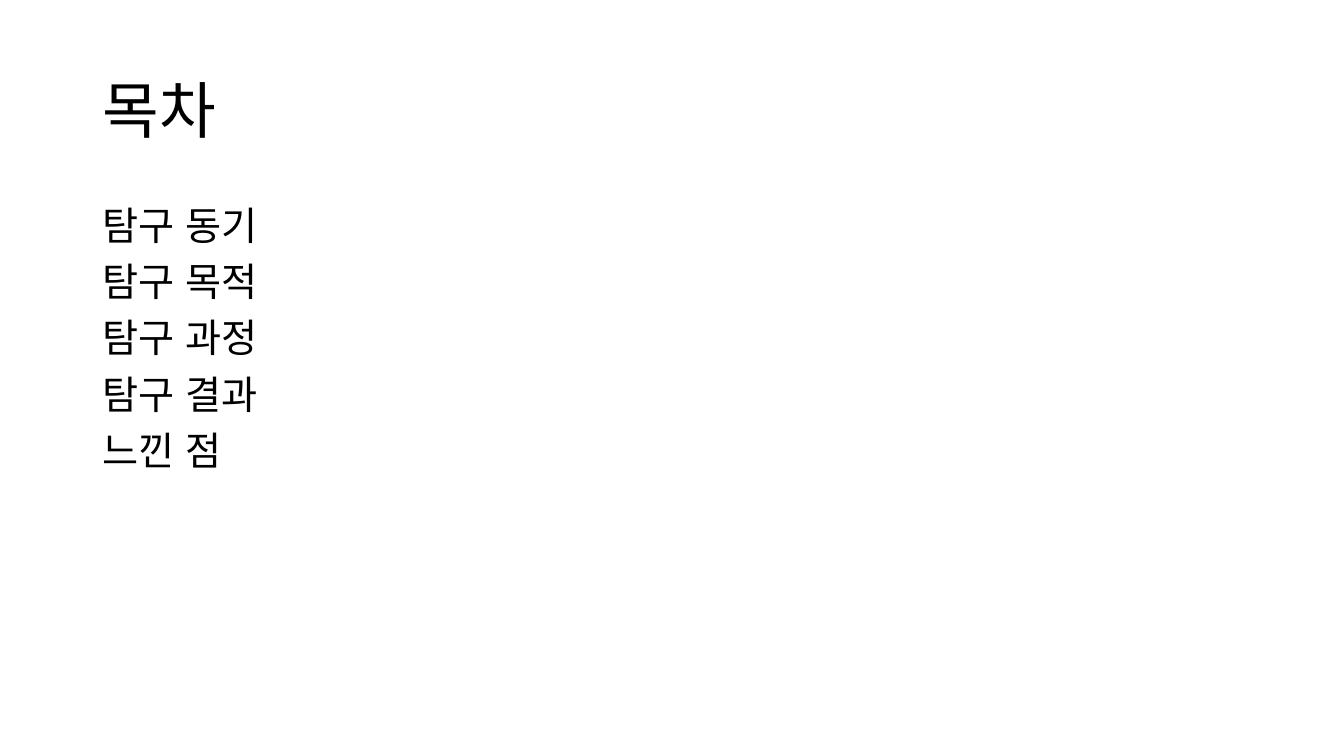
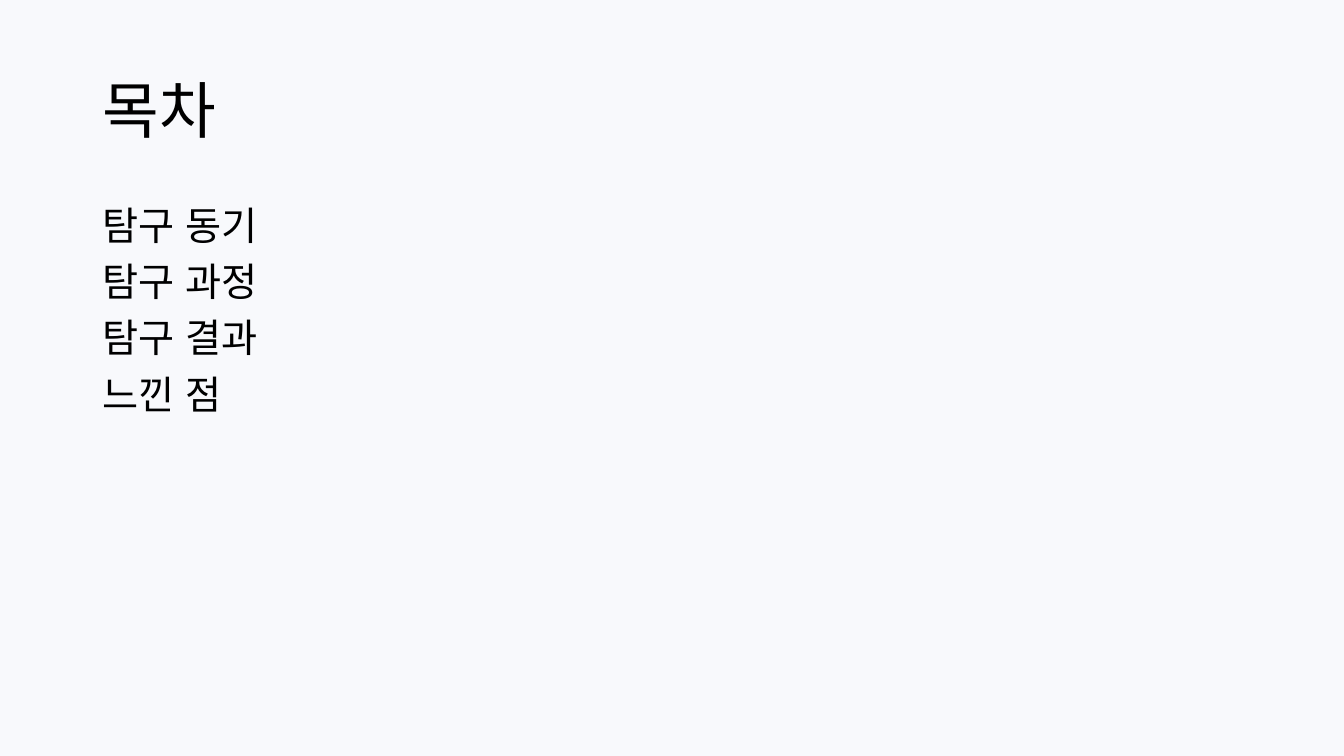
Before and after one commit to ohyunu525/KK-AI, a slide deck: slide 3 of Documents/보고서 파일.pptx. Drawn at 1344x756 pixels with LibreOffice and Linux fonts; fonts in the diff are those of the drawing. Boxes give left, top, right and bottom in pixels: in the first picture for what was removed or moved away, otherwise in the second. Text is boxed around its words. In the diff, an @@ line names an element or a change of style, - is before the commit and + after.

```diff
--- a/Documents/보고서 파일.pptx
+++ b/Documents/보고서 파일.pptx
@@ background #FFFFFF to #F8F9FC @@
@@ text at [102,263,257,299]: paragraph removed @@
-탐구 목적
```
Also in this commit, not shown: 1 other slide changed, 3 slides added, 4 slides removed, 5 other files.
